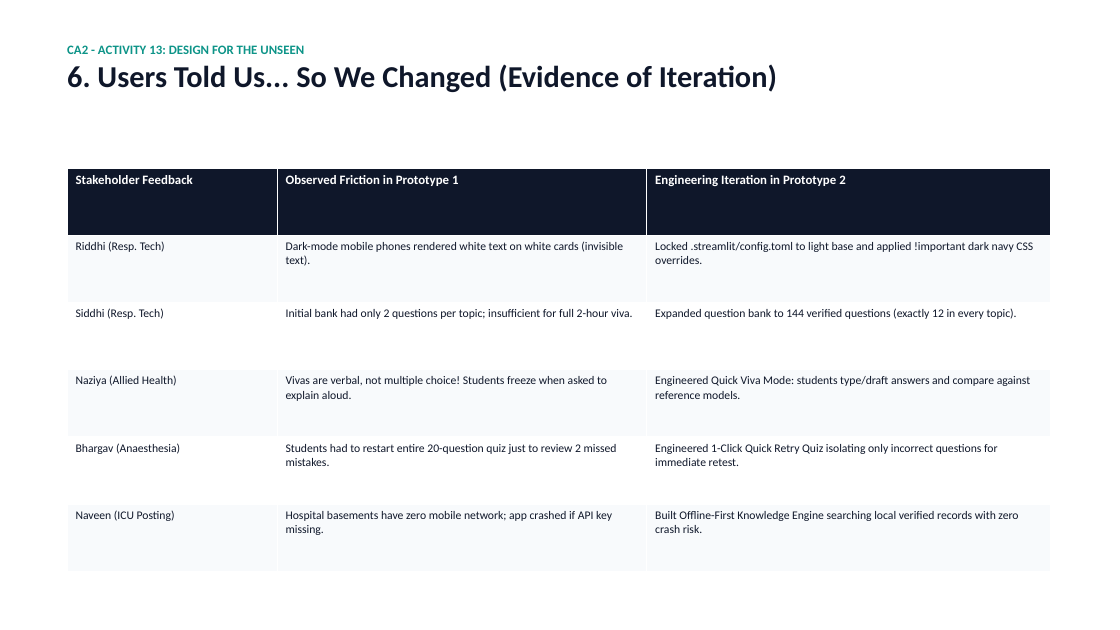
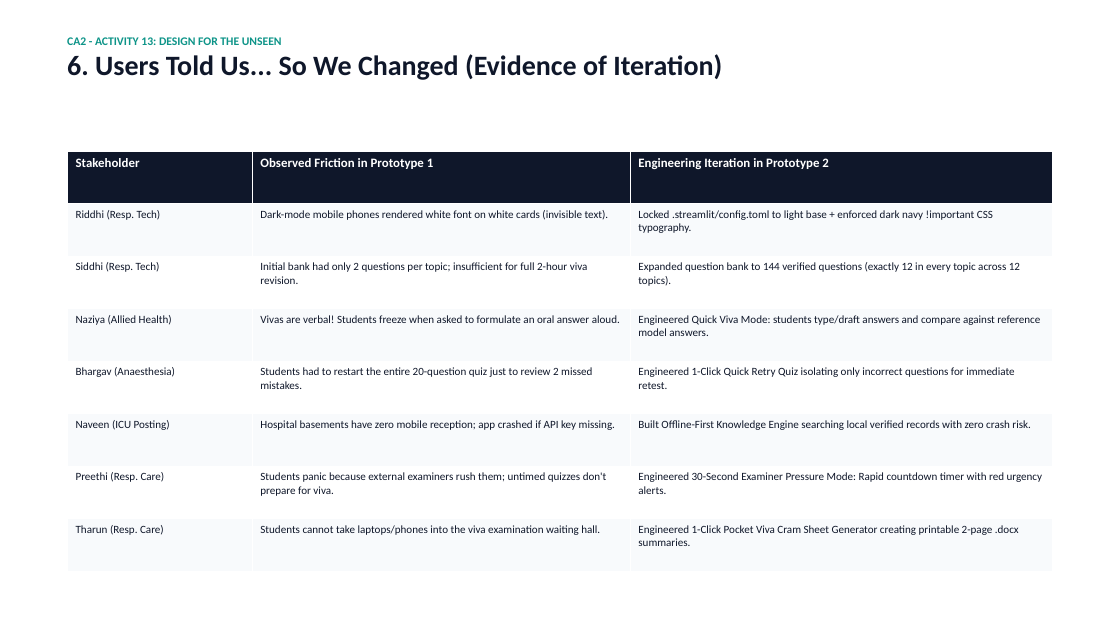
Before and after one commit to Tarun-Teja-74/MEDskill-ai, a slide deck: slide 7 of MedSkill_AI_Final_Presentation.pptx. Drawn at 1120x630 pixels with LibreOffice and Linux fonts; fonts in the diff are those of the drawing. Boxes give left, top, right and bottom in pixels: in the first picture for what was removed or moved away, otherwise in the second. Text is boxed around its words. In the diff, an @@ line names an element or a change of style, - is before the commit and + after.

Commit message:
Add Chatbot vs Dedicated Viva Trainer comparative analysis, 30s timer, and cram sheet features across presentation and report

```diff
--- a/MedSkill_AI_Final_Presentation.pptx
+++ b/MedSkill_AI_Final_Presentation.pptx
@@ text "CA2 - ACTIVITY 13: DESIGN ...": place and size @@
-text "CA2 - ACTIVITY 13: DESIGN ..." at <box>67,45,777,92</box>
+text "CA2 - ACTIVITY 13: DESIGN ..." at <box>67,37,722,80</box>
@@ text "CA2 - ACTIVITY 13: DESIGN ..." at <box>67,37,722,80</box>: size 11 to 10 pt in "CA2 - ACTIVITY 13: DESIGN FOR THE ..."; size 26 to 24 pt in "6. Users Told Us... So We Changed ..." @@
@@ table at <box>67,151,1053,571</box> @@
-row 1: Stakeholder Feedback | Observed Friction in Prototype 1 | Engineering Iteration in Prototype 2
-row 2: Riddhi (Resp. Tech) | Dark-mode mobile phones rendered white text on white cards (invisible text). | Locked .streamlit/config.toml to light base and applied !important dark navy CSS overrides.
-row 3: Siddhi (Resp. Tech) | Initial bank had only 2 questions per topic; insufficient for full 2-hour viva. | Expanded question bank to 144 verified questions (exactly 12 in every topic).
-row 4: Naziya (Allied Health) | Vivas are verbal, not multiple choice! Students freeze when asked to explain aloud. | Engineered Quick Viva Mode: students type/draft answers and compare against reference models.
-row 5: Bhargav (Anaesthesia) | Students had to restart entire 20-question quiz just to review 2 missed mistakes. | Engineered 1-Click Quick Retry Quiz isolating only incorrect questions for immediate retest.
-row 6: Naveen (ICU Posting) | Hospital basements have zero mobile network; app crashed if API key missing. | Built Offline-First Knowledge Engine searching local verified records with zero crash risk.
+row 1: Stakeholder | Observed Friction in Prototype 1 | Engineering Iteration in Prototype 2
+row 2: Riddhi (Resp. Tech) | Dark-mode mobile phones rendered white font on white cards (invisible text). | Locked .streamlit/config.toml to light base + enforced dark navy !important CSS typography.
+row 3: Siddhi (Resp. Tech) | Initial bank had only 2 questions per topic; insufficient for full 2-hour viva revision. | Expanded question bank to 144 verified questions (exactly 12 in every topic across 12 topics).
+row 4: Naziya (Allied Health) | Vivas are verbal! Students freeze when asked to formulate an oral answer aloud. | Engineered Quick Viva Mode: students type/draft answers and compare against reference model answers.
+row 5: Bhargav (Anaesthesia) | Students had to restart the entire 20-question quiz just to review 2 missed mistakes. | Engineered 1-Click Quick Retry Quiz isolating only incorrect questions for immediate retest.
+row 6: Naveen (ICU Posting) | Hospital basements have zero mobile reception; app crashed if API key missing. | Built Offline-First Knowledge Engine searching local verified records with zero crash risk.
+row 7: Preethi (Resp. Care) | Students panic because external examiners rush them; untimed quizzes don't prepare for viva. | Engineered 30-Second Examiner Pressure Mode: Rapid countdown timer with red urgency alerts.
+row 8: Tharun (Resp. Care) | Students cannot take laptops/phones into the viva examination waiting hall. | Engineered 1-Click Pocket Viva Cram Sheet Generator creating printable 2-page .docx summaries.
@@ table: place and size @@
-table at <box>67,168,1050,571</box>
+table at <box>67,151,1053,571</box>
```
Also in this commit, not shown: 5 other slides changed, 2 slides added, 2 slides removed, 4 other files.
